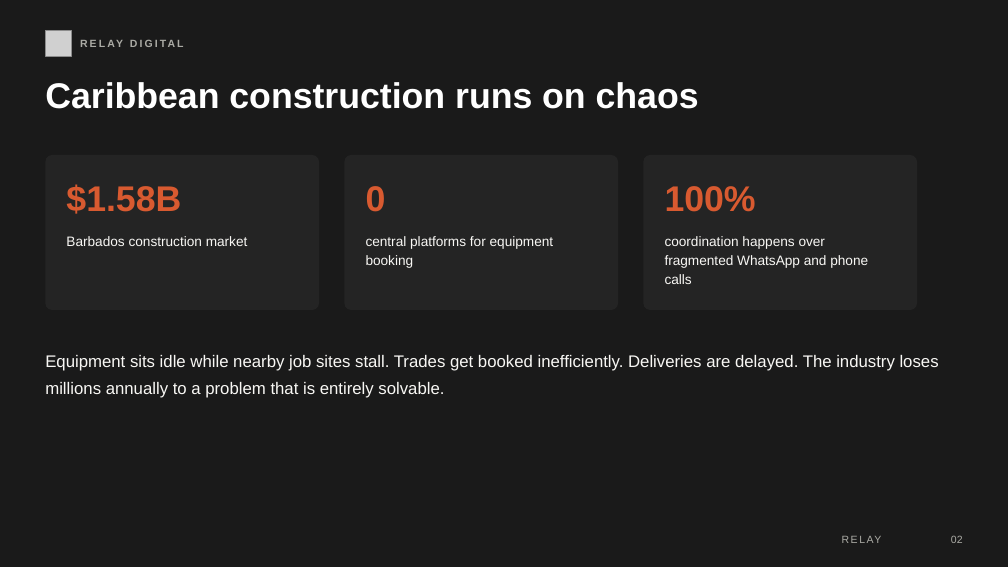
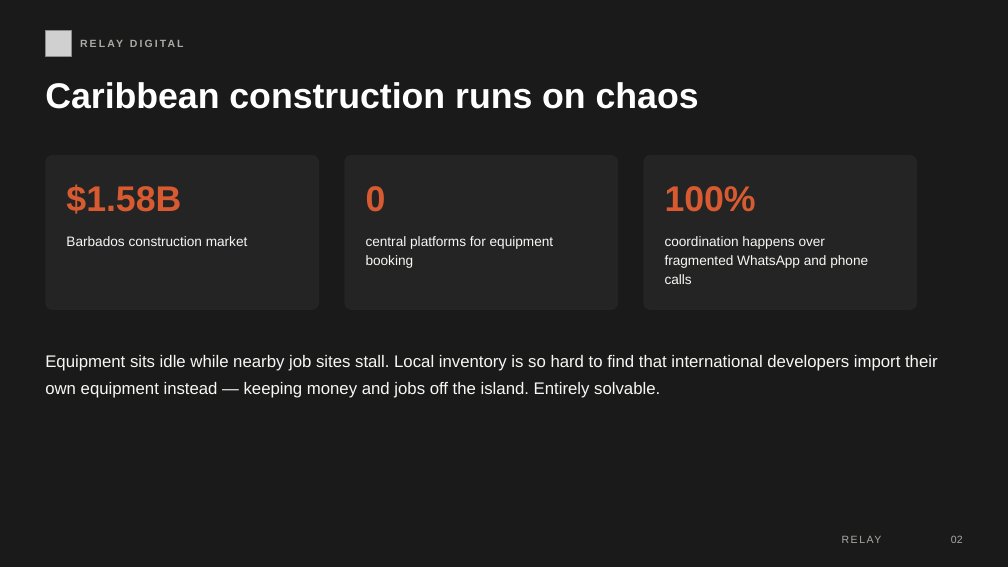
Before and after one commit to tgc7544/RELAY, a slide deck: slide 2 of relay-pitch-deck.pptx. Drawn at 1008x567 pixels with LibreOffice and Linux fonts; fonts in the diff are those of the drawing; grey boxes stand for pictures. Boxes give left, top, right and bottom in pixels: in the first picture for what was removed or moved away, otherwise in the second. Text is boxed around its words. In the diff, an @@ line names an element or a change of style, - is before the commit and + after.

```diff
--- a/relay-pitch-deck.pptx
+++ b/relay-pitch-deck.pptx
@@ text at bbox=[45, 355, 938, 398]: text changed @@
-Equipment sits idle while nearby job sites stall. Trades get booked inefficiently. Deliveries are delayed. The industry loses millions annually to a problem that is entirely solvable.
+Equipment sits idle while nearby job sites stall. Local inventory is so hard to find that international developers import their own equipment instead — keeping money and jobs off the island. Entirely solvable.
```
Also in this commit, not shown: 1 other slide changed, 1 other file.
